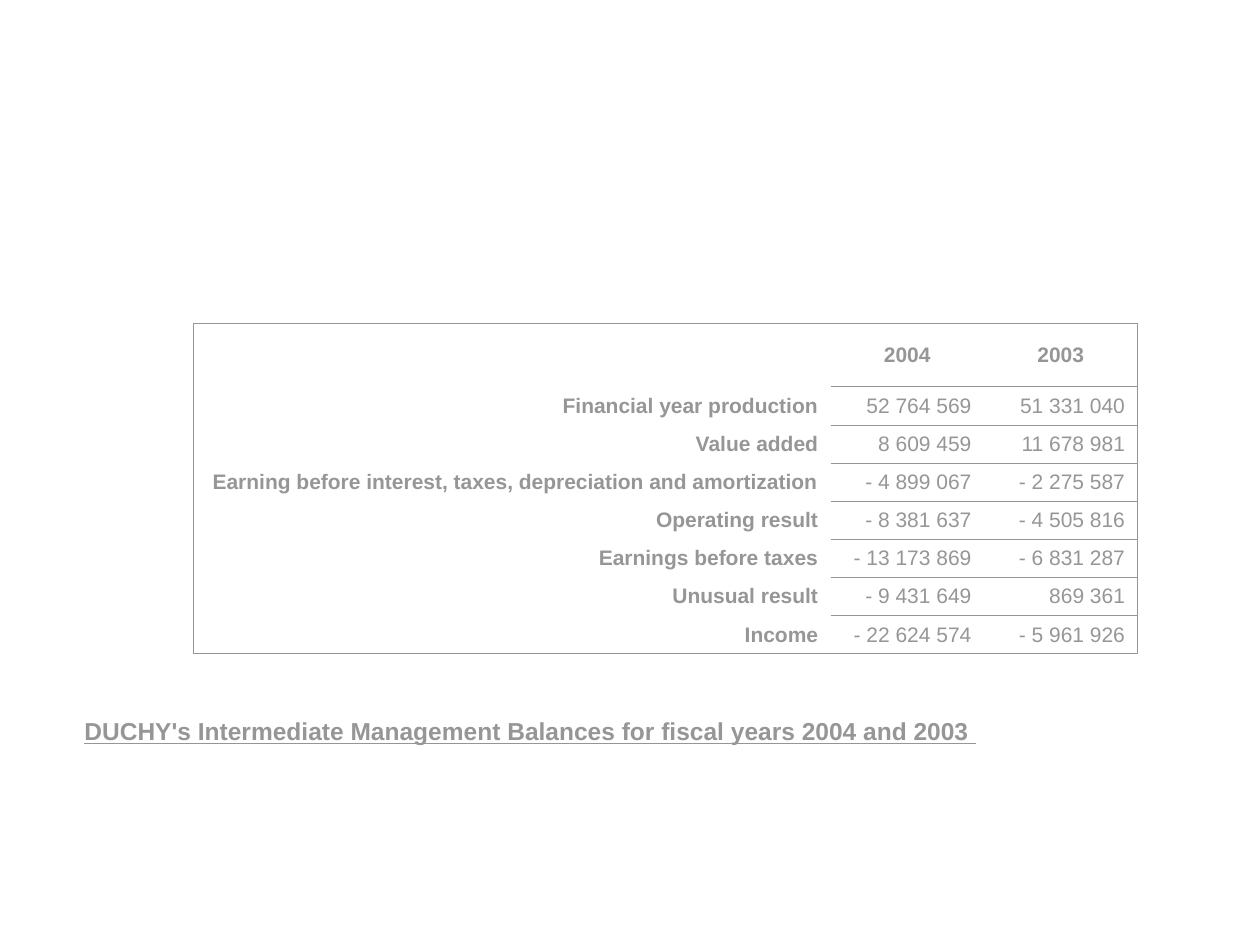
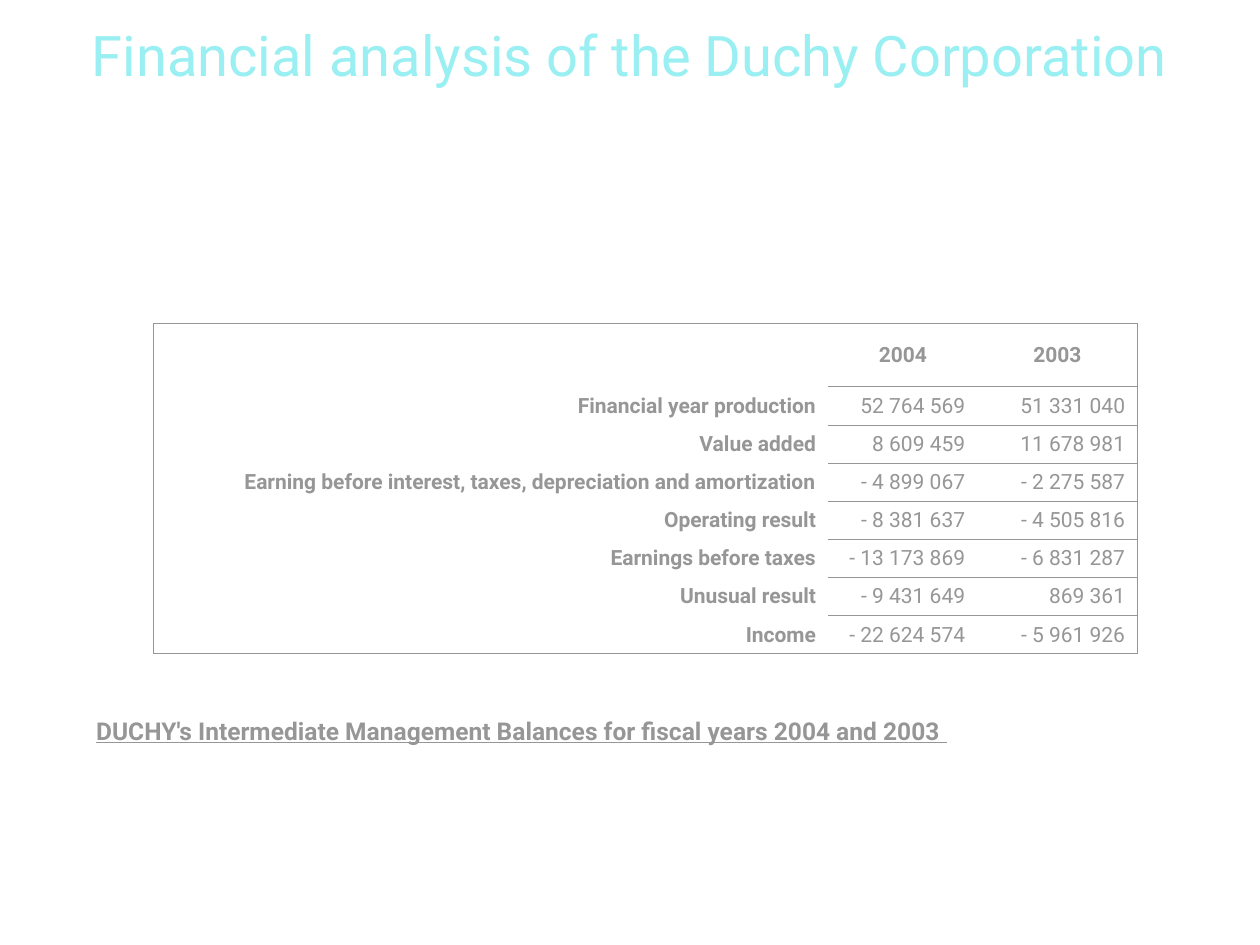
Before and after one commit to pngames/pavillon-noir, a slide deck: slide 14 of .others/tertiaire/tertiaire_finance.ppt. Drawn at 1260x945 pixels with LibreOffice and Linux fonts; fonts in the diff are those of the drawing; background and template pictures are left out. Boxes give left, top, right and bottom in pixels: in the first picture for what was removed or moved away, otherwise in the second. Text is boxed around its words. In the diff, an @@ line names an element or a change of style, - is before the commit and + after.

```diff
--- a/.others/tertiaire/tertiaire_finance.ppt
+++ b/.others/tertiaire/tertiaire_finance.ppt
@@ title added at (92, 33, 1167, 88), 32 pt, text #99EFF1 @@
+Financial analysis of the Duchy Corporation
@@ table at (154, 324, 1137, 646) @@
@@ font Arial to Roboto @@
@@ table: place and size @@
-table at (193, 324, 1138, 646)
+table at (154, 324, 1137, 646)
@@ text "DUCHY's Intermediate Management Balances for ...": place and size @@
-text "DUCHY's Intermediate Management Balances for ..." at (84, 722, 969, 745)
+text "DUCHY's Intermediate Management Balances for ..." at (96, 721, 939, 745)
@@ text "DUCHY's Intermediate Management Balances for ..." at (96, 721, 939, 745): font Arial to Roboto @@
```
Also in this commit, not shown: 13 other slides changed, 1 slide added, 1 slide removed.
